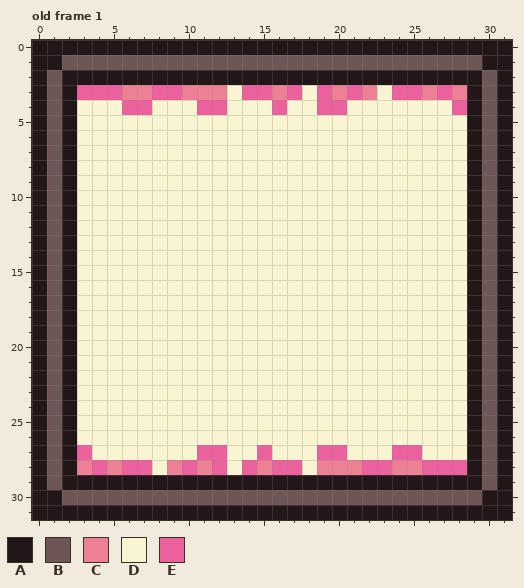
A pixel-art file gets an edit: Project Games/Project Mini Farm Simulator/Aseprite/basic UI/Season_UI.aseprite. That is the earlier state.
32x32 pixels, 1 frame. Shown: old frame 1. The commit also changed other frames, which this record leaves out.
Visible layers, top first: "inside art", "border".
Palette (. is transparent): A #231618  B #6e5657  C #ee8095  D #f9f5d2  E #ea619d
Pixels before, old frame 1, first column x 0:
 0 AAAAAAAAAAAAAAAAAAAAAAAAAAAAAAAA
 1 AABBBBBBBBBBBBBBBBBBBBBBBBBBBBAA
 2 ABAAAAAAAAAAAAAAAAAAAAAAAAAAAABA
 3 ABAEEECCEECCCDEECEDECECDEECECABA
 4 ABADDDEEDDDEEDDDEDDEEDDDDDDDEABA
 5 ABADDDDDDDDDDDDDDDDDDDDDDDDDDABA
 6 ABADDDDDDDDDDDDDDDDDDDDDDDDDDABA
 7 ABADDDDDDDDDDDDDDDDDDDDDDDDDDABA
 8 ABADDDDDDDDDDDDDDDDDDDDDDDDDDABA
 9 ABADDDDDDDDDDDDDDDDDDDDDDDDDDABA
10 ABADDDDDDDDDDDDDDDDDDDDDDDDDDABA
11 ABADDDDDDDDDDDDDDDDDDDDDDDDDDABA
12 ABADDDDDDDDDDDDDDDDDDDDDDDDDDABA
13 ABADDDDDDDDDDDDDDDDDDDDDDDDDDABA
14 ABADDDDDDDDDDDDDDDDDDDDDDDDDDABA
15 ABADDDDDDDDDDDDDDDDDDDDDDDDDDABA
16 ABADDDDDDDDDDDDDDDDDDDDDDDDDDABA
17 ABADDDDDDDDDDDDDDDDDDDDDDDDDDABA
18 ABADDDDDDDDDDDDDDDDDDDDDDDDDDABA
19 ABADDDDDDDDDDDDDDDDDDDDDDDDDDABA
20 ABADDDDDDDDDDDDDDDDDDDDDDDDDDABA
21 ABADDDDDDDDDDDDDDDDDDDDDDDDDDABA
22 ABADDDDDDDDDDDDDDDDDDDDDDDDDDABA
23 ABADDDDDDDDDDDDDDDDDDDDDDDDDDABA
24 ABADDDDDDDDDDDDDDDDDDDDDDDDDDABA
25 ABADDDDDDDDDDDDDDDDDDDDDDDDDDABA
26 ABADDDDDDDDDDDDDDDDDDDDDDDDDDABA
27 ABAEDDDDDDDEEDDEDDDEEDDDEEDDDABA
28 ABACECEEDCECEDECEEDCCCEECCEEEABA
29 ABAAAAAAAAAAAAAAAAAAAAAAAAAAAABA
30 AABBBBBBBBBBBBBBBBBBBBBBBBBBBBAA
31 AAAAAAAAAAAAAAAAAAAAAAAAAAAAAAAA
After:
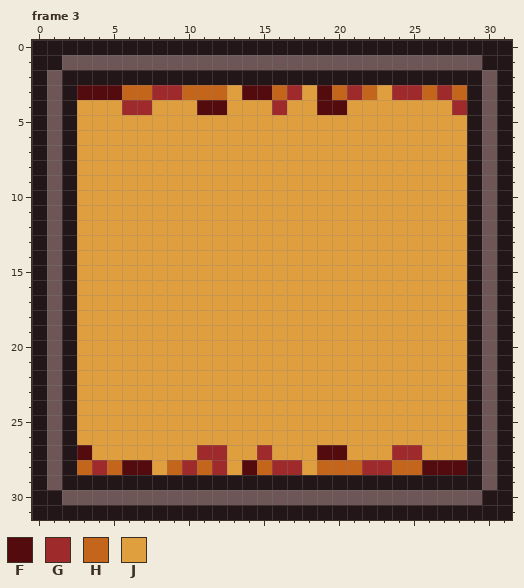
Colours new in this view: F #540b0e  G #9e2a2b  H #c4651c  J #e09f3e
A new or re-ordered frame is compared with the old frame closest to it.
Change:
frames 1 -> 4
Changed rows in their new state; - is an unchanged pixel.
Frame 3 is new; against old frame 1, layer "inside art":
first column x 3:
 3 FFFHHGGHHHJFFHGJFHGHJGGHGH
 4 JJJGGJJJFFJJJGJJFFJJJJJJJG
 5 JJJJJJJJJJJJJJJJJJJJJJJJJJ
 6 JJJJJJJJJJJJJJJJJJJJJJJJJJ
 7 JJJJJJJJJJJJJJJJJJJJJJJJJJ
 8 JJJJJJJJJJJJJJJJJJJJJJJJJJ
 9 JJJJJJJJJJJJJJJJJJJJJJJJJJ
10 JJJJJJJJJJJJJJJJJJJJJJJJJJ
11 JJJJJJJJJJJJJJJJJJJJJJJJJJ
12 JJJJJJJJJJJJJJJJJJJJJJJJJJ
13 JJJJJJJJJJJJJJJJJJJJJJJJJJ
14 JJJJJJJJJJJJJJJJJJJJJJJJJJ
15 JJJJJJJJJJJJJJJJJJJJJJJJJJ
16 JJJJJJJJJJJJJJJJJJJJJJJJJJ
17 JJJJJJJJJJJJJJJJJJJJJJJJJJ
18 JJJJJJJJJJJJJJJJJJJJJJJJJJ
19 JJJJJJJJJJJJJJJJJJJJJJJJJJ
20 JJJJJJJJJJJJJJJJJJJJJJJJJJ
21 JJJJJJJJJJJJJJJJJJJJJJJJJJ
22 JJJJJJJJJJJJJJJJJJJJJJJJJJ
23 JJJJJJJJJJJJJJJJJJJJJJJJJJ
24 JJJJJJJJJJJJJJJJJJJJJJJJJJ
25 JJJJJJJJJJJJJJJJJJJJJJJJJJ
26 JJJJJJJJJJJJJJJJJJJJJJJJJJ
27 FJJJJJJJGGJJGJJJFFJJJGGJJJ
28 HGHFFJHGHGJFHGGJHHHGGHHFFF
